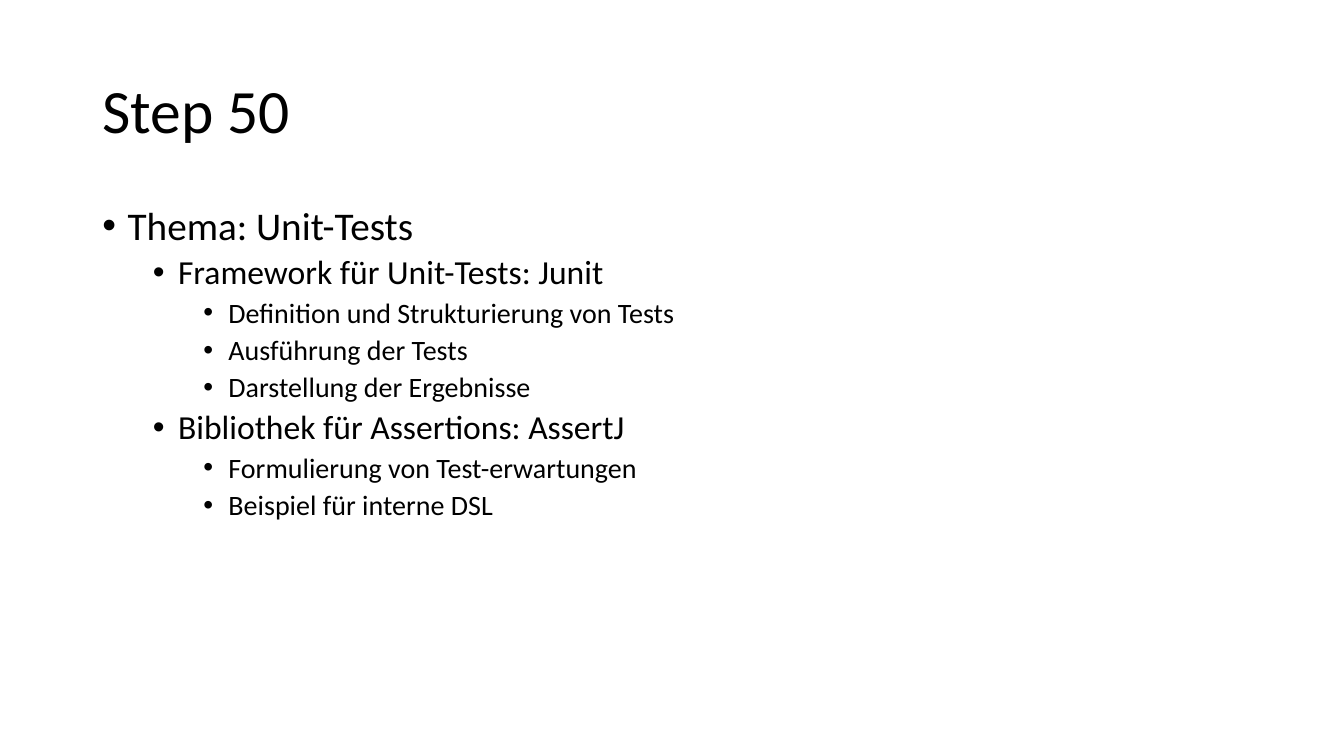
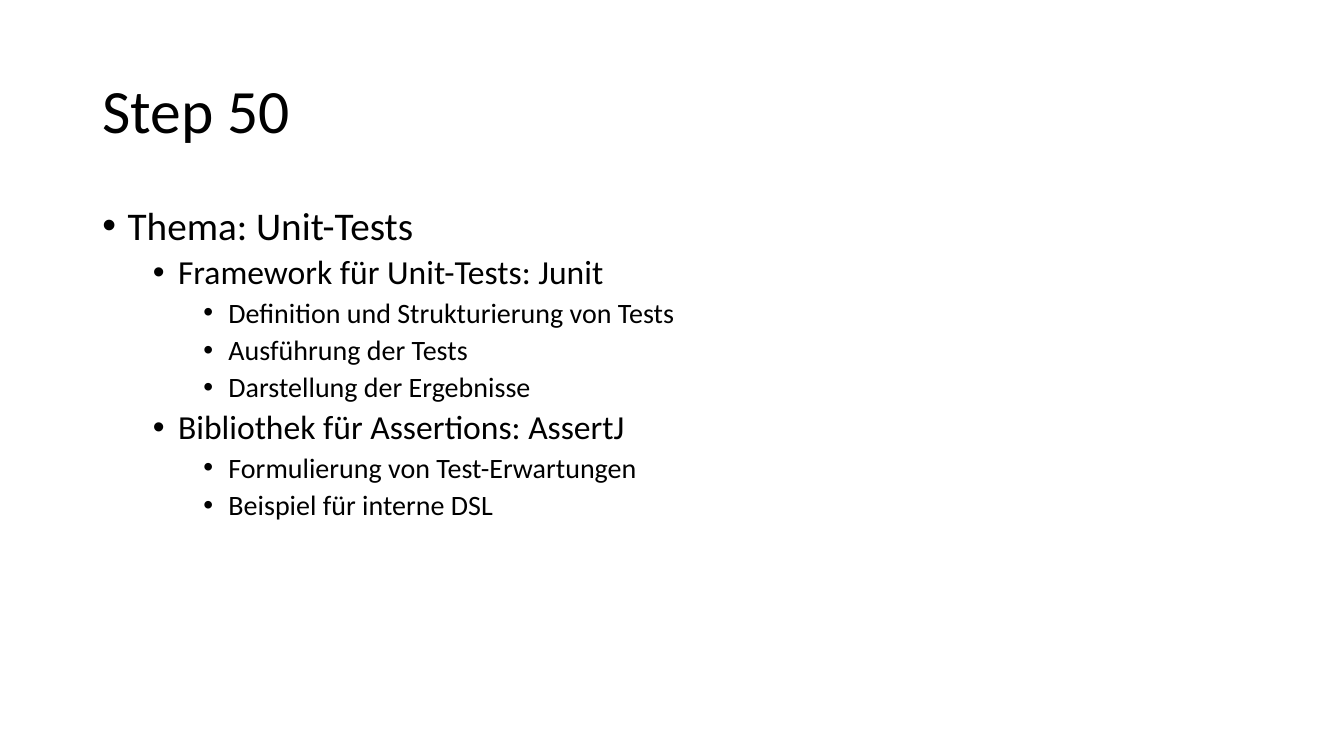
Before and after one commit to igeldo/PR4-SoSe23, a slide deck: slide 25 of Java-Starter.pptx (slide 21 before the commit). Drawn at 1344x756 pixels with LibreOffice and Linux fonts; fonts in the diff are those of the drawing. Boxes give left, top, right and bottom in pixels: in the first picture for what was removed or moved away, otherwise in the second. Text is boxed around its words. In the diff, an @@ line names an element or a change of style, - is before the commit and + after.

Commit message:
update documentation (up to step 0055)

```diff
--- a/Java-Starter.pptx
+++ b/Java-Starter.pptx
@@ text at <box>228,458,636,483</box>: text changed @@
-    • Formulierung von Test-erwartungen
+    • Formulierung von Test-Erwartungen
```
Also in this commit, not shown: 4 other slides changed, 8 slides added, 1 slide removed.
